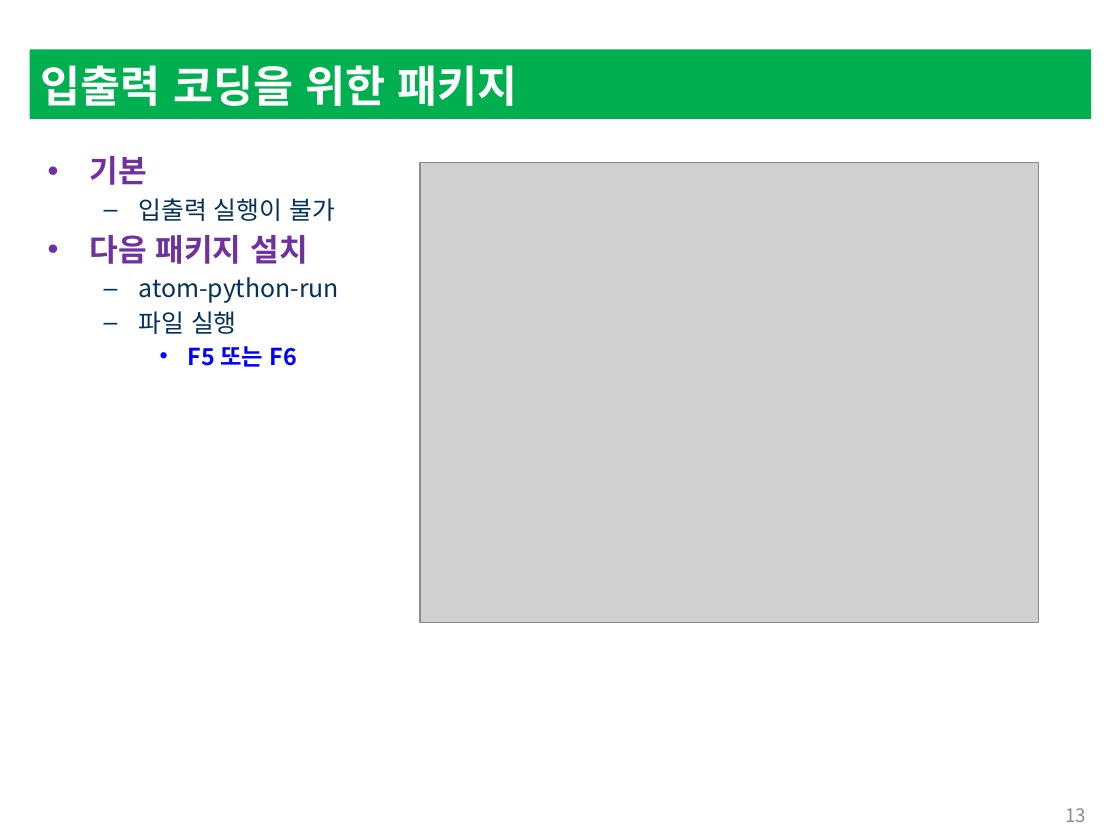
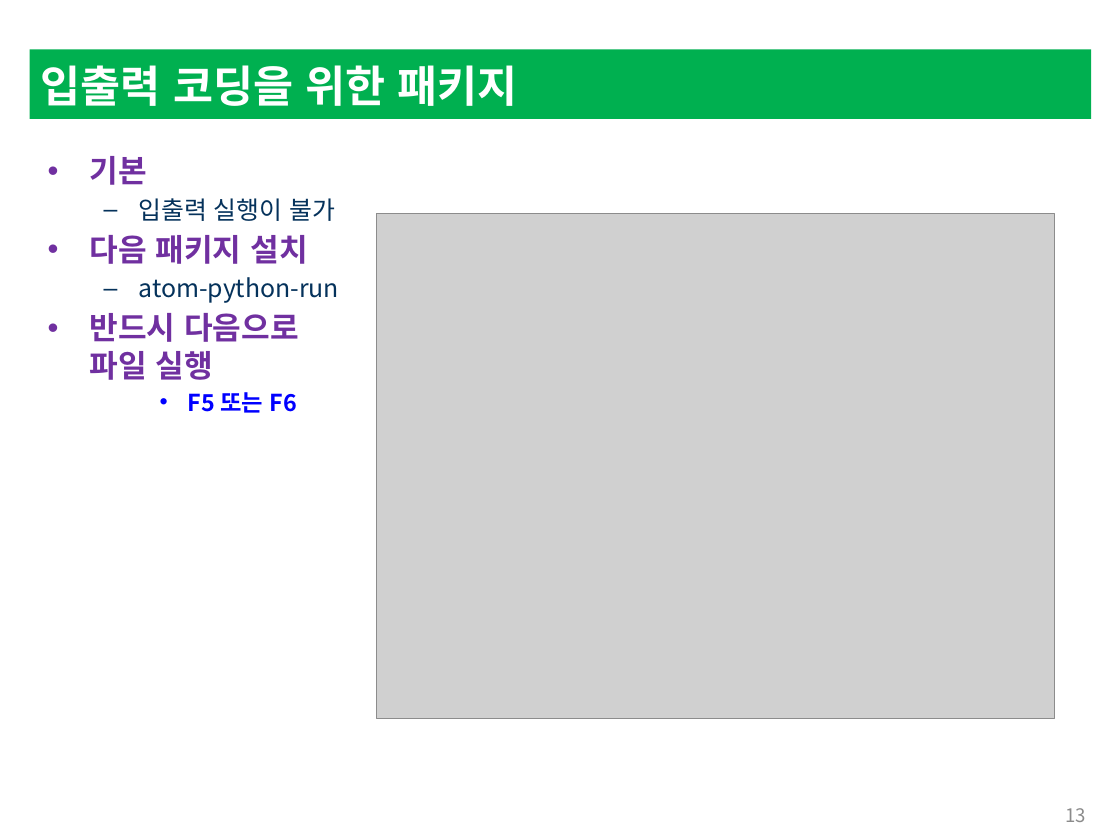
Before and after one commit to lee7py/2021-py-IDE-VE, a slide deck: slide 13 of 2021-6-4 [파이썬 개발환경과 가상환경 0611금] (6~6시간) 에디터의 최신 강자 아톰.pptx. Drawn at 1120x840 pixels with LibreOffice and Linux fonts; fonts in the diff are those of the drawing; grey boxes stand for pictures; background and template pictures are left out. Boxes give left, top, right and bottom in pixels: in the first picture for what was removed or moved away, otherwise in the second. Text is boxed around its words. In the diff, an @@ line names an element or a change of style, - is before the commit and + after.

```diff
--- a/2021-6-4 [파이썬 개발환경과 가상환경 0611금] (6~6시간) 에디터의 최신 강자 아톰.pptx
+++ b/2021-6-4 [파이썬 개발환경과 가상환경 0611금] (6~6시간) 에디터의 최신 강자 아톰.pptx
@@ picture: place and size @@
-picture at (420,162,1038,623)
+picture at (376,214,1055,719)
@@ text at (90,313,299,380): text changed; size 16 to 20 pt; text colour #05325B to #7030A0; bold on @@
-  – 파일 실행
+• 반드시 다음으로
+  파일 실행
```
Also in this commit, not shown: 2 other slides changed, 3 other files.
